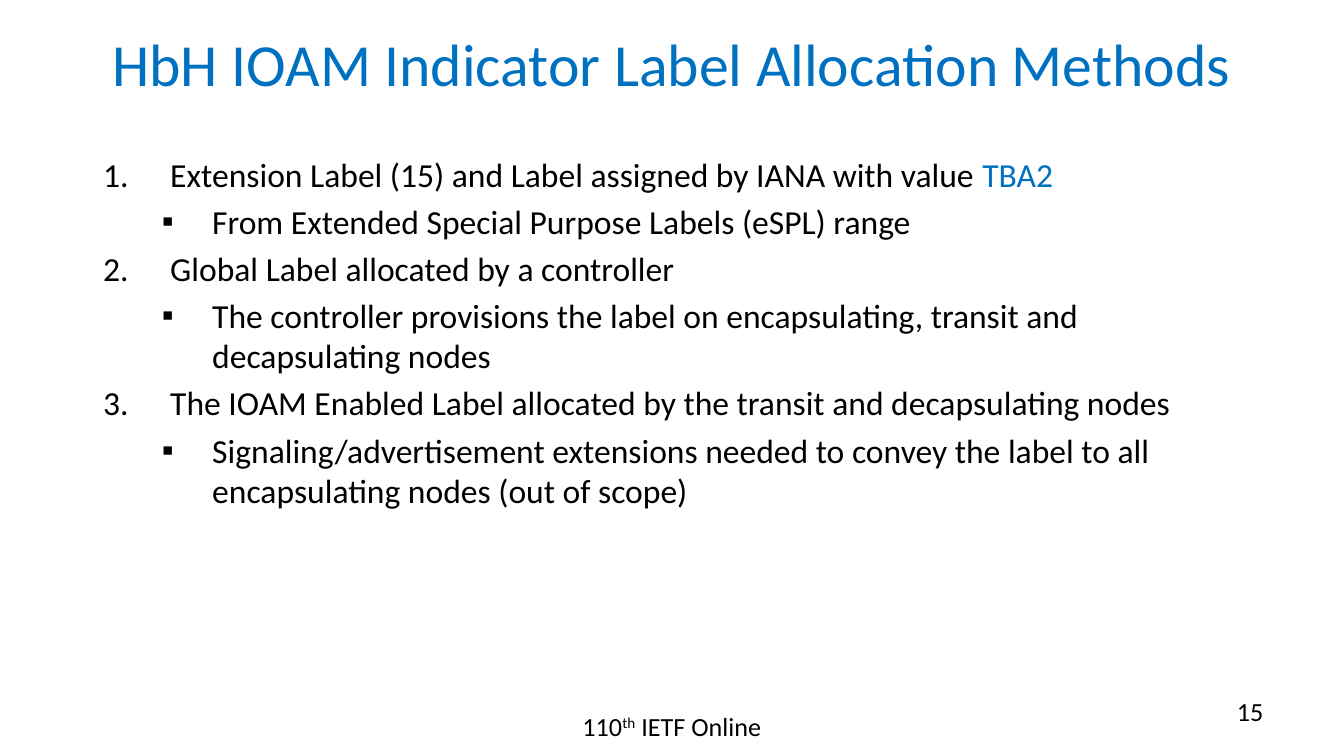
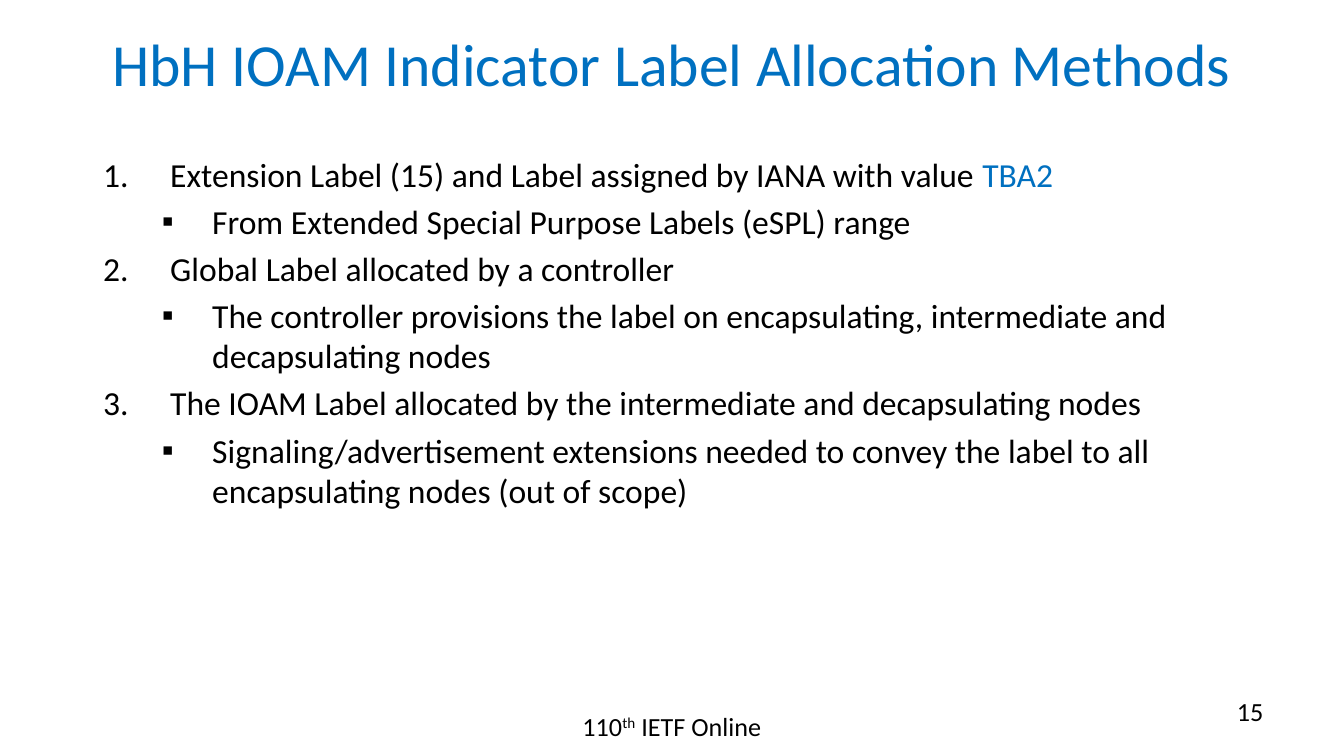
Before and after one commit to rakgandhi/ietf-slides, a slide deck: slide 15 of draft-gandhi-mpls-ioam-sr-05.pptx. Drawn at 1344x756 pixels with LibreOffice and Linux fonts; fonts in the diff are those of the drawing. Boxes give left, top, right and bottom in pixels: in the first picture for what was removed or moved away, otherwise in the second. Text is boxed around its words. In the diff, an @@ line names an element or a change of style, - is before the commit and + after.

```diff
--- a/draft-gandhi-mpls-ioam-sr-05.pptx
+++ b/draft-gandhi-mpls-ioam-sr-05.pptx
@@ text at (170,304,1166,421): text changed @@
-  ▪ The controller provisions the label on encapsulating, transit and decapsulating nodes
-3. The IOAM Enabled Label allocated by the transit and decapsulating nodes
+  ▪ The controller provisions the label on encapsulating, intermediate and decapsulating nodes
+3. The IOAM Label allocated by the intermediate and decapsulating nodes
```
Also in this commit, not shown: 19 other slides changed, 1 slide removed, 5 other files.
